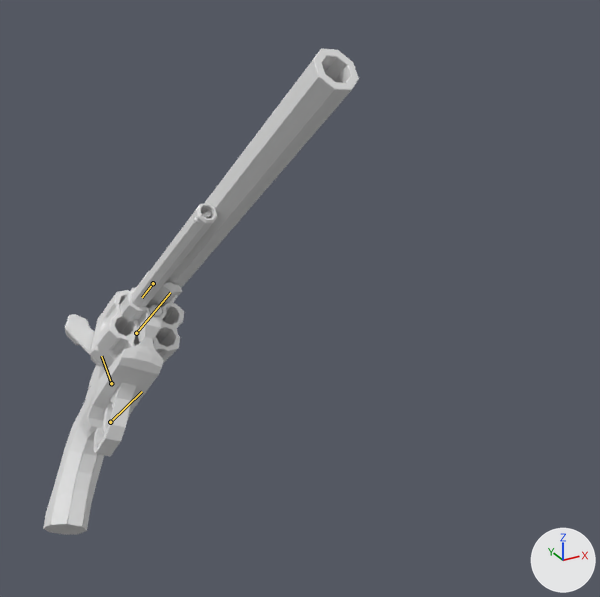
Before and after pictures for a commit that changed the FBX model Animations/Player/Colt_SAA/SK_Colt_Reload_Eject_Shell.fbx.
One viewpoint serves both versions: a 50 mm lens placed at (0.005, -1.733, 1.446), pointed at (0.462, -0.902, 1.03). The lights are fixed; the arrows at lower right show +X, +Y and +Z. The first picture is the older version. Both versions are drawn at frame 23 of the action 'Scene'; the numbers are the values there. The bones that change, and the others that lie on the model, are drawn over the model as lines.

Objects in the first picture: 'Barrel.001', 'Base Pin.001', 'Cylinder.001', 'Ejector_Rod.001', 'GunFrame.001', 'Handles.001', 'Hatch.001', 'Trigger.001'.
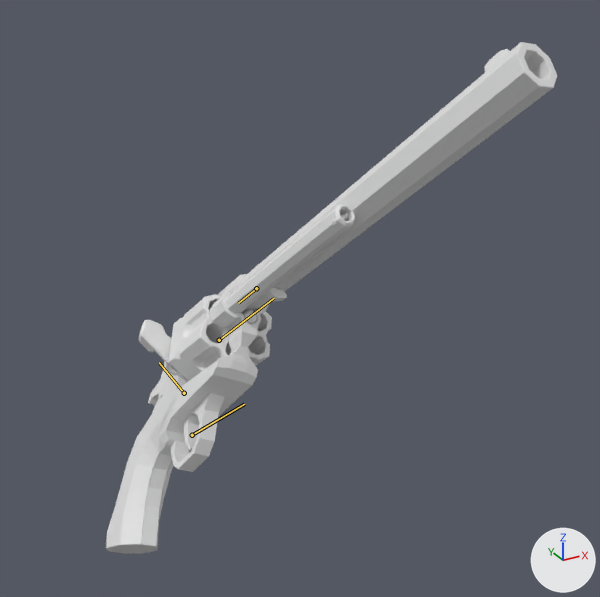
What differs and where, as boxes [x1, y1, x2, y2] in the pictures (600 x 597 px):
'Barrel.001', posed (45% wider): before [131, 48, 359, 308]; after [226, 42, 557, 314]
'GunFrame.001', posed (26% wider, 6% taller): before [51, 271, 178, 534]; after [110, 274, 270, 554]
'Handles.001', posed (10% wider, 7% taller): before [43, 387, 104, 535]; after [106, 396, 173, 554]
'Cylinder.001', posed (9% wider, 10% taller): before [90, 290, 184, 369]; after [169, 294, 272, 381]
'Hatch.001', posed (6% wider, 7% taller): before [65, 314, 95, 355]; after [139, 320, 171, 364]
'Trigger.001', posed: before [103, 404, 112, 435]; after [184, 415, 199, 451]
'Ejector_Rod.001', posed: before [160, 282, 182, 296]; after [264, 287, 287, 302]
'Base Pin.001', posed: before [149, 304, 162, 317]; after [243, 310, 257, 324]
'Hammer.001', posed (not visible before): after [148, 361, 169, 405]
bone 'Root', root to tip: before (110, 422) to (142, 391); after (192, 435) to (244, 404)

Diff of the bpy script that builds the scene:
```diff
--- a/Animations/Player/Colt_SAA/SK_Colt_Reload_Eject_Shell.fbx.py
+++ b/Animations/Player/Colt_SAA/SK_Colt_Reload_Eject_Shell.fbx.py
@@ bone_root @@
 bone_root = bpy.data.objects['Colt_Saa_Rig'].pose.bones['Root']
-bone_root.location = (3.976, -0.707, -0.002)
-bone_root.rotation_quaternion = (0.9, -0.362, -0.238, 0.044)  # degrees (-47, -23, 16)
+bone_root.location = (4.403, 0.028, -0.145)
+bone_root.rotation_quaternion = (0.902, -0.361, -0.239, 0.003)  # degrees (-46, -25, 11)
```
